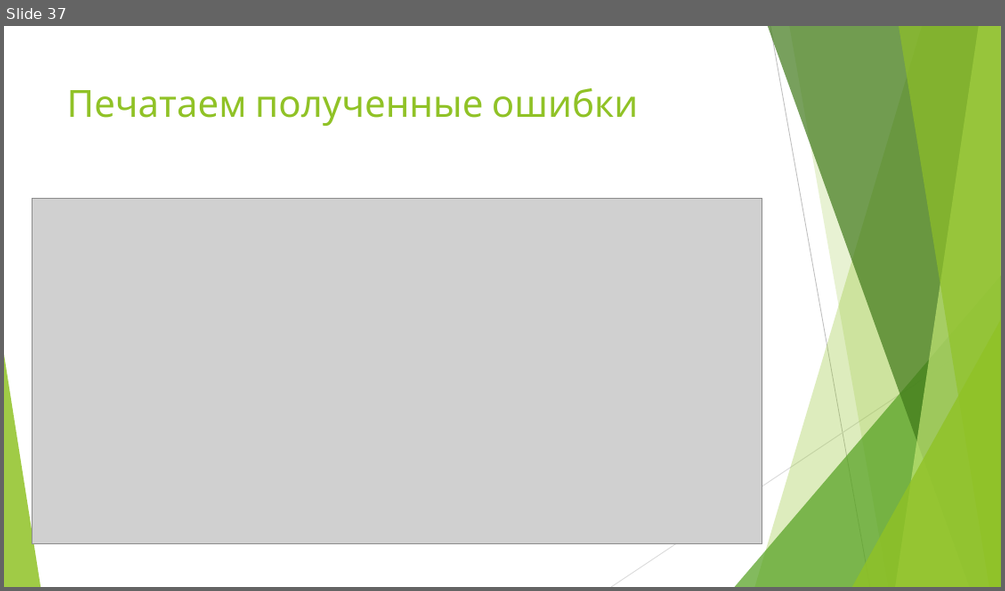
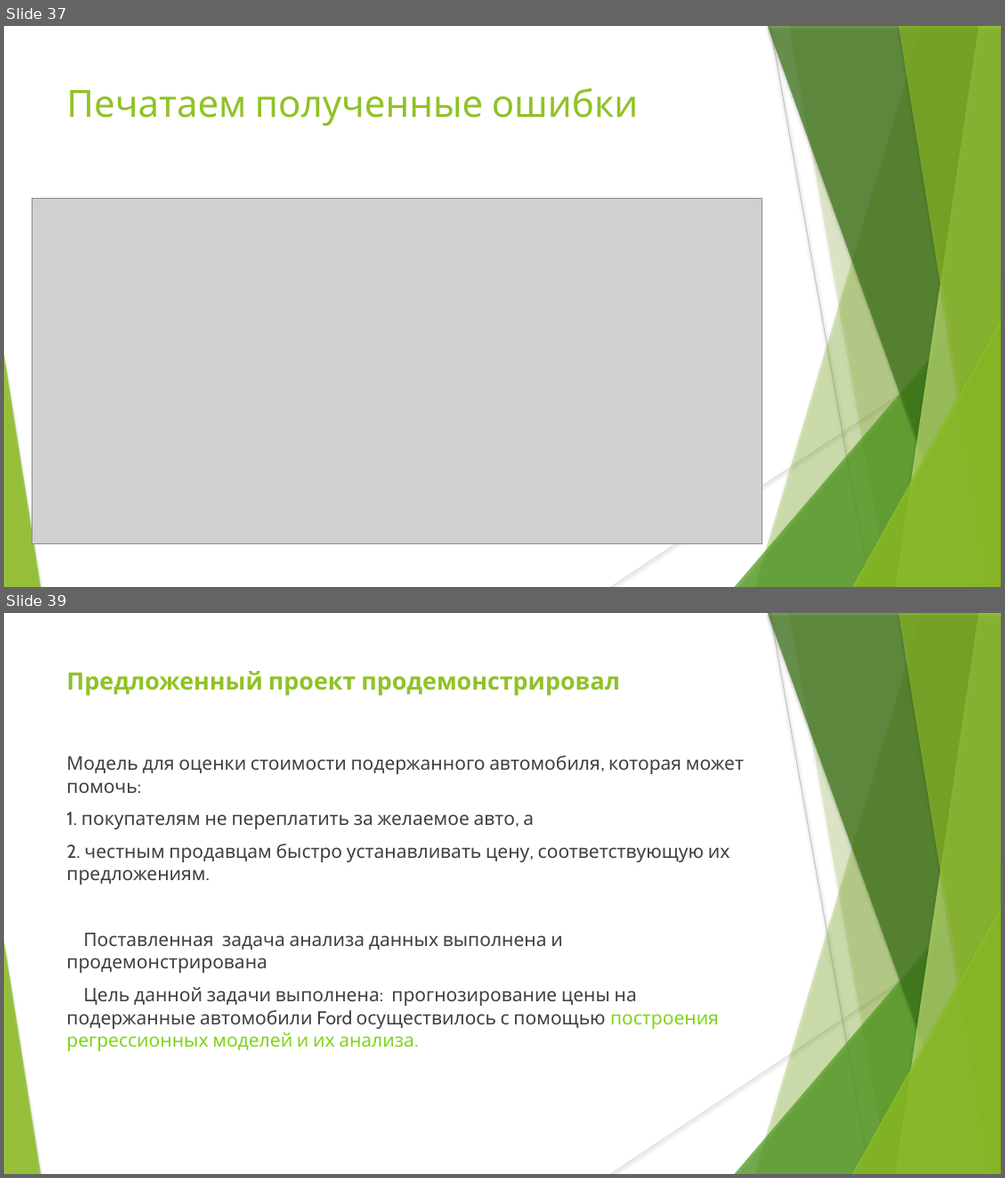
Before and after one commit to MazurovaNN/DIPLOM_2024, a slide deck: Презентация_Диплом_Мазурова_Н_Н.pptx. Shown one above the other, each under a label of ours: slide 37 before the commit, slides 37 and 39 after it; the slides between them are not shown. The pictures are 1005x591 and 1005x1178 pixels, drawn with LibreOffice and Linux fonts; fonts in the diff are those of the drawing; grey boxes stand for pictures. Boxes give left, top, right and bottom in pixels: in the first picture for what was removed or moved away, otherwise in the second. Text is boxed around its words. In the diff, an @@ line names an element or a change of style, - is before the commit and + after.

```diff
--- a/Презентация_Диплом_Мазурова_Н_Н.pptx
+++ b/Презентация_Диплом_Мазурова_Н_Н.pptx
@@ slide 39 added at box(4, 613, 1001, 1174), background #FFFFFF; not listed: 10 template elements that a slide beside it also shows @@
@@ text added at box(66, 671, 620, 696), 23 pt, text #90C226, bold @@
+Предложенный проект продемонстрировал
@@ text added at box(66, 755, 744, 1051), 18 pt, text #404040 @@
+Модель для оценки стоимости подержанного автомобиля, которая может помочь:
+1. покупателям не переплатить за желаемое авто, а
+2. честным продавцам быстро устанавливать цену, соответствующую их предложениям.
+Поставленная задача анализа данных выполнена и продемонстрирована
+Цель данной задачи выполнена: прогнозирование цены на подержанные автомобили Ford осуществилось с помощью построения регрессионных моделей и их анализа.
@@ slide 37 changed as well @@
@@ line (770, 26) - (870, 587): stroke #BFBFBF 0.75 pt to #BFBFBF 0.74 pt @@
@@ freeform shape at box(789, 26, 1001, 587): shadow on; outline redrawn @@
@@ line (1001, 328) - (611, 587): stroke #D9D9D9 0.75 pt to #D9D9D9 0.74 pt @@
@@ shadow on in 7 elements at box(755, 26, 1001, 587), box(735, 275, 1001, 587), box(768, 26, 1001, 587), box(896, 26, 1001, 587), box(898, 26, 1001, 587), box(852, 320, 1001, 587), box(4, 354, 40, 587) @@
```
Also in this commit, not shown: 38 other slides changed, 2 other slides added.
